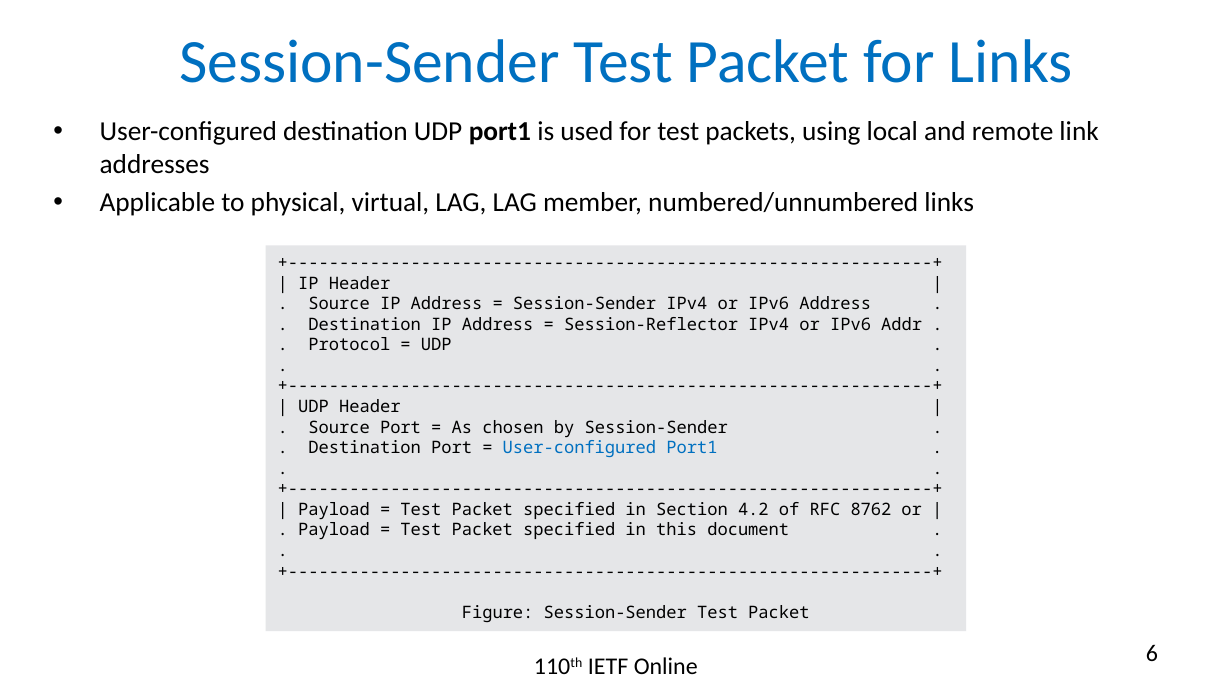
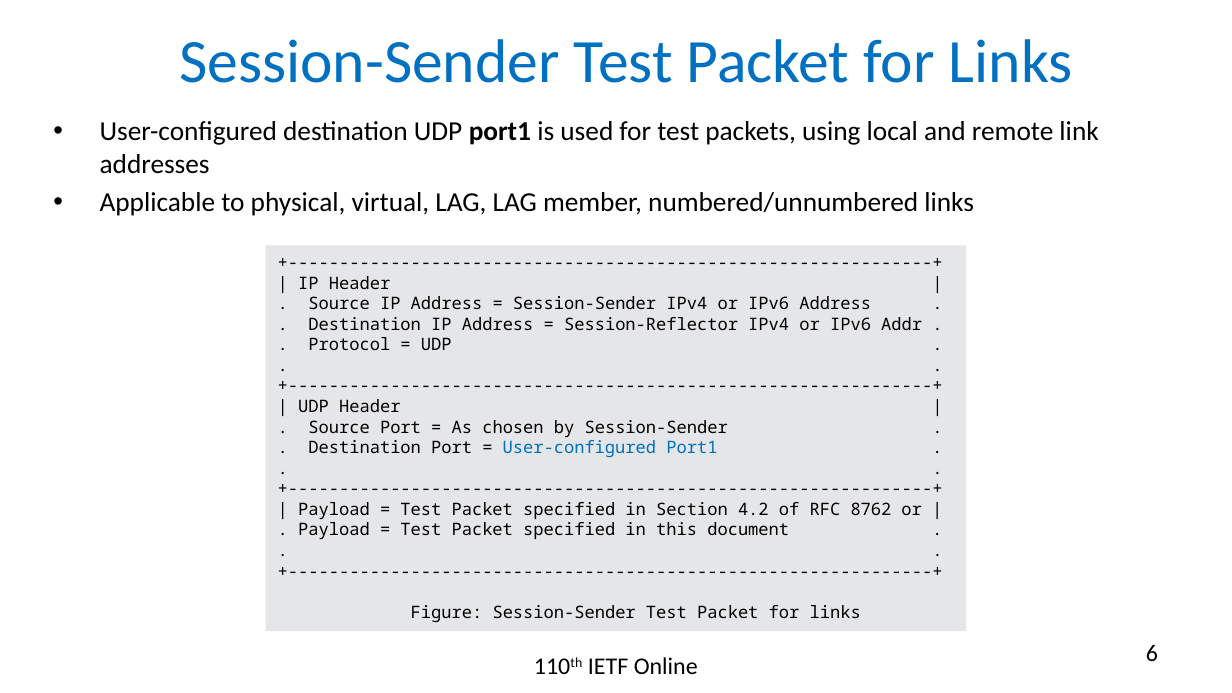
Before and after one commit to rakgandhi/ietf-slides, a slide deck: slide 6 of draft-gandhi-spring-stamp-srpm-04.pptx. Drawn at 1232x693 pixels with LibreOffice and Linux fonts; fonts in the diff are those of the drawing. Boxes give left, top, right and bottom in pixels: in the first picture for what was removed or moved away, otherwise in the second. Text is boxed around its words. In the diff, an @@ line names an element or a change of style, - is before the commit and + after.

```diff
--- a/draft-gandhi-spring-stamp-srpm-04.pptx
+++ b/draft-gandhi-spring-stamp-srpm-04.pptx
@@ text in rectangle at (411, 605, 861, 623): text changed @@
-Figure: Session-Sender Test Packet
+Figure: Session-Sender Test Packet for links
```
Also in this commit, not shown: 3 other files.
